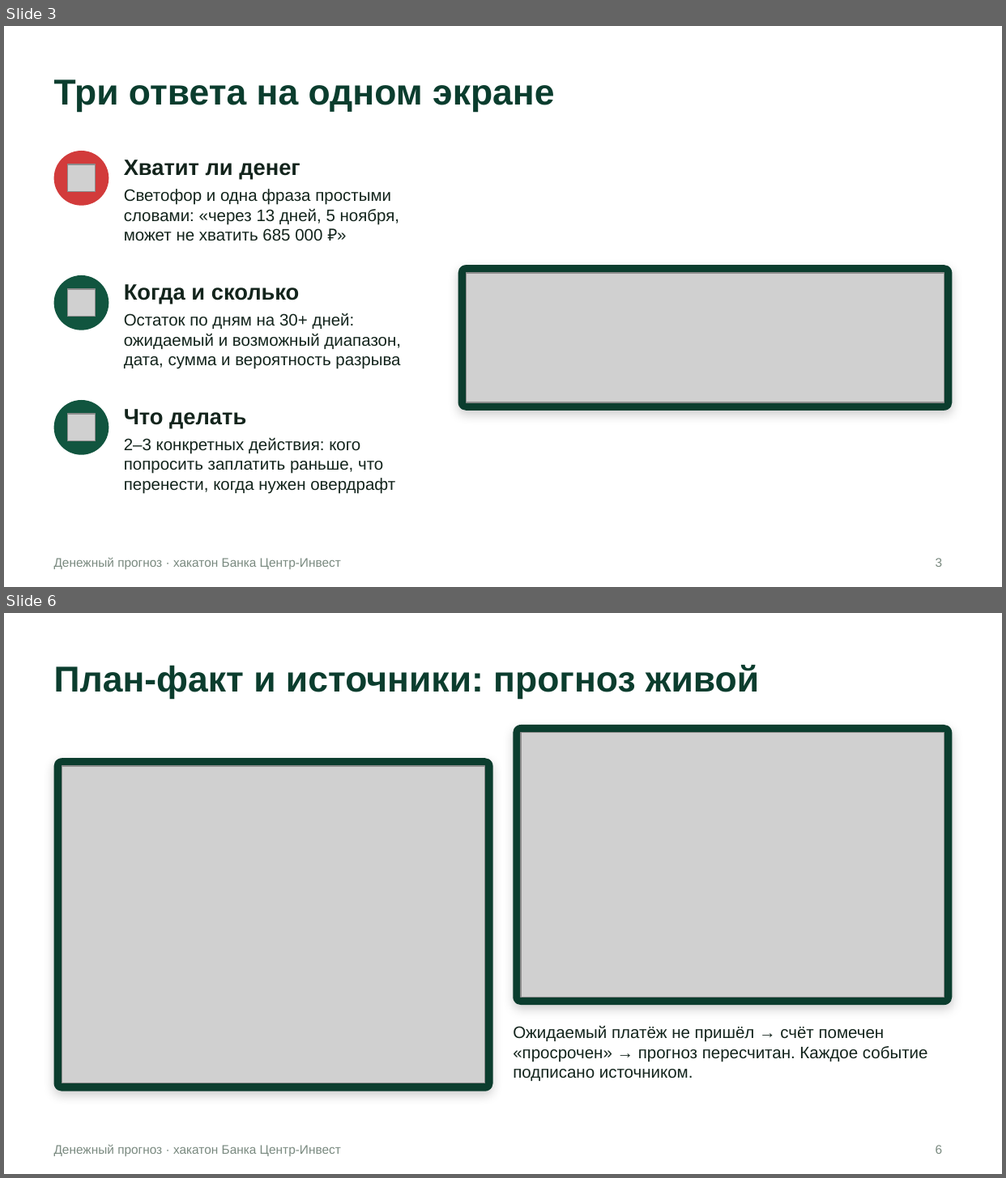
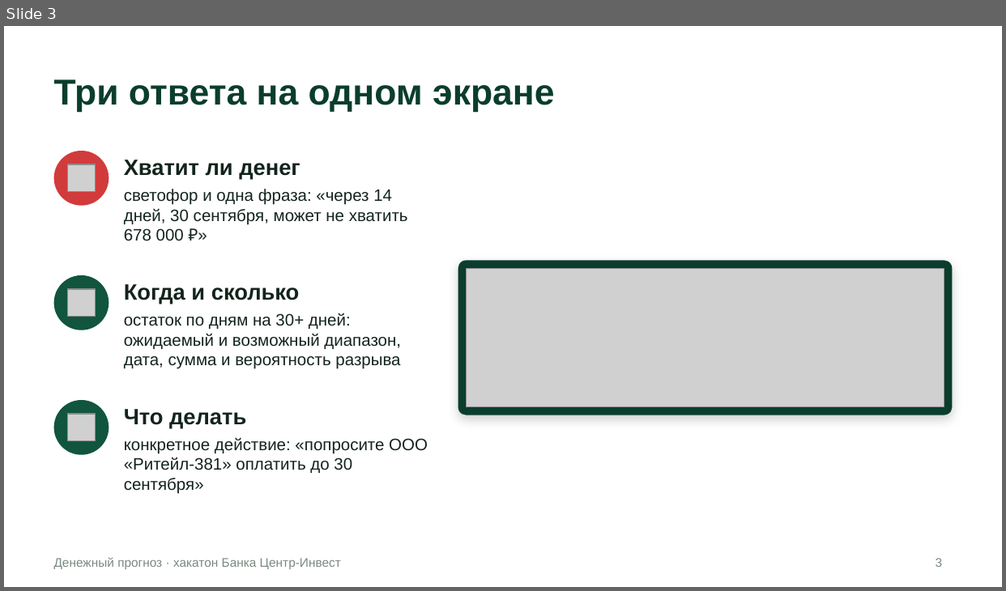
Before and after one commit to VaDex-web/cashflow, a slide deck: docs/presentation.pptx. Shown one above the other, each under a label of ours: slides 3 and 6 before the commit, slide 3 after it; the slides between them are not shown. The pictures are 1006x1178 and 1006x591 pixels, drawn with LibreOffice and Linux fonts; fonts in the diff are those of the drawing; grey boxes stand for pictures. Boxes give left, top, right and bottom in pixels: in the first picture for what was removed or moved away, otherwise in the second. Text is boxed around its words. In the diff, an @@ line names an element or a change of style, - is before the commit and + after.

```diff
--- a/docs/presentation.pptx
+++ b/docs/presentation.pptx
@@ slide 6 removed at [4, 613, 1002, 1174], background #FFFFFF; not listed: 1 template element that a slide beside it also shows @@
@@ title removed at [54, 665, 759, 700] @@
-План-факт и источники: прогноз живой
@@ rounded rectangle removed at [513, 725, 952, 1005] @@
@@ picture removed at [521, 733, 944, 997] @@
@@ rounded rectangle removed at [54, 759, 493, 1092] @@
@@ picture removed at [62, 765, 485, 1083] @@
@@ text removed at [513, 1025, 928, 1081] @@
-Ожидаемый платёж не пришёл → счёт помечен «просрочен» → прогноз пересчитан. Каждое событие подписано источником.
@@ page number removed at [936, 1145, 943, 1154] @@
-6
@@ slide 3 changed as well @@
@@ text at [124, 189, 408, 241]: text changed @@
-Светофор и одна фраза простыми словами: «через 13 дней, 5 ноября, может не хватить 685 000 ₽»
+светофор и одна фраза: «через 14 дней, 30 сентября, может не хватить 678 000 ₽»
@@ rounded rectangle: place and size @@
-rounded rectangle at [458, 266, 952, 412]
+rounded rectangle at [458, 261, 952, 415]
@@ rounded rectangle at [458, 261, 952, 415]: proportions changed @@
@@ picture: place and size @@
-picture at [466, 274, 944, 403]
+picture at [466, 268, 944, 408]
@@ text at [124, 313, 401, 369]: text changed @@
-Остаток по дням на 30+ дней: ожидаемый и возможный диапазон, дата, сумма и вероятность разрыва
+остаток по дням на 30+ дней: ожидаемый и возможный диапазон, дата, сумма и вероятность разрыва
@@ text at [124, 437, 428, 494]: text changed @@
-2–3 конкретных действия: кого попросить заплатить раньше, что перенести, когда нужен овердрафт
+конкретное действие: «попросите ООО «Ритейл-381» оплатить до 30 сентября»
```
Also in this commit, not shown: 6 other slides changed, 4 slides added, 5 other slides removed, 23 other files.
